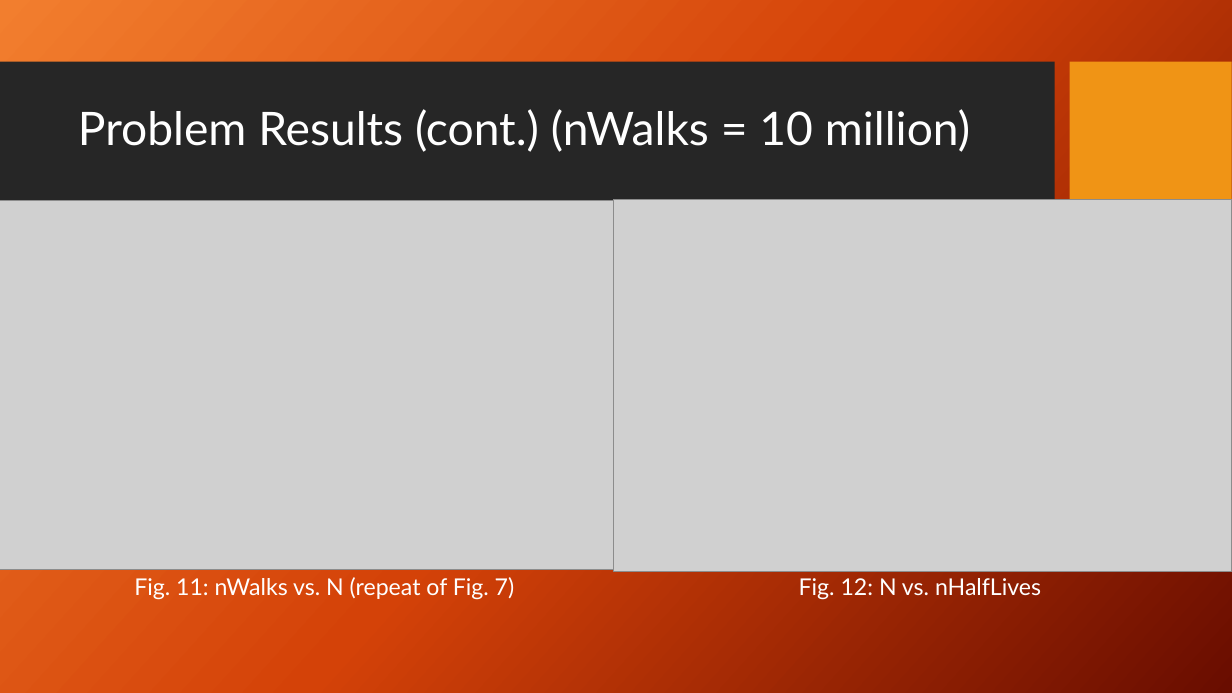
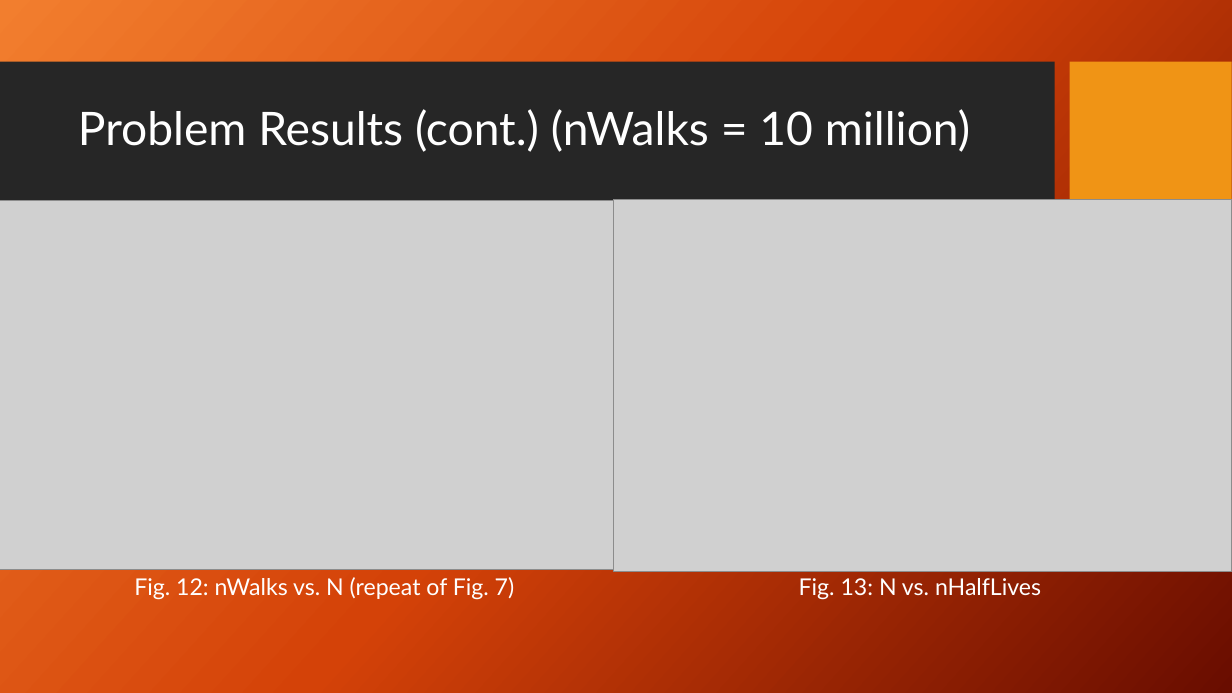
Before and after one commit to palmerjh/thermo_final, a slide deck: slide 16 of SAW.pptx. Drawn at 1232x693 pixels with LibreOffice and Linux fonts; fonts in the diff are those of the drawing; grey boxes stand for pictures; background and template pictures are left out. Boxes give left, top, right and bottom in pixels: in the first picture for what was removed or moved away, otherwise in the second. Text is boxed around its words. In the diff, an @@ line names an element or a change of style, - is before the commit and + after.

```diff
--- a/SAW.pptx
+++ b/SAW.pptx
@@ text at box(134, 577, 515, 600): text changed @@
-Fig. 11: nWalks vs. N (repeat of Fig. 7)
+Fig. 12: nWalks vs. N (repeat of Fig. 7)
@@ text at box(799, 578, 1041, 600): text changed @@
-Fig. 12: N vs. nHalfLives
+Fig. 13: N vs. nHalfLives
```
Also in this commit, not shown: 1 slide added, 1 slide removed, 7 other files.
